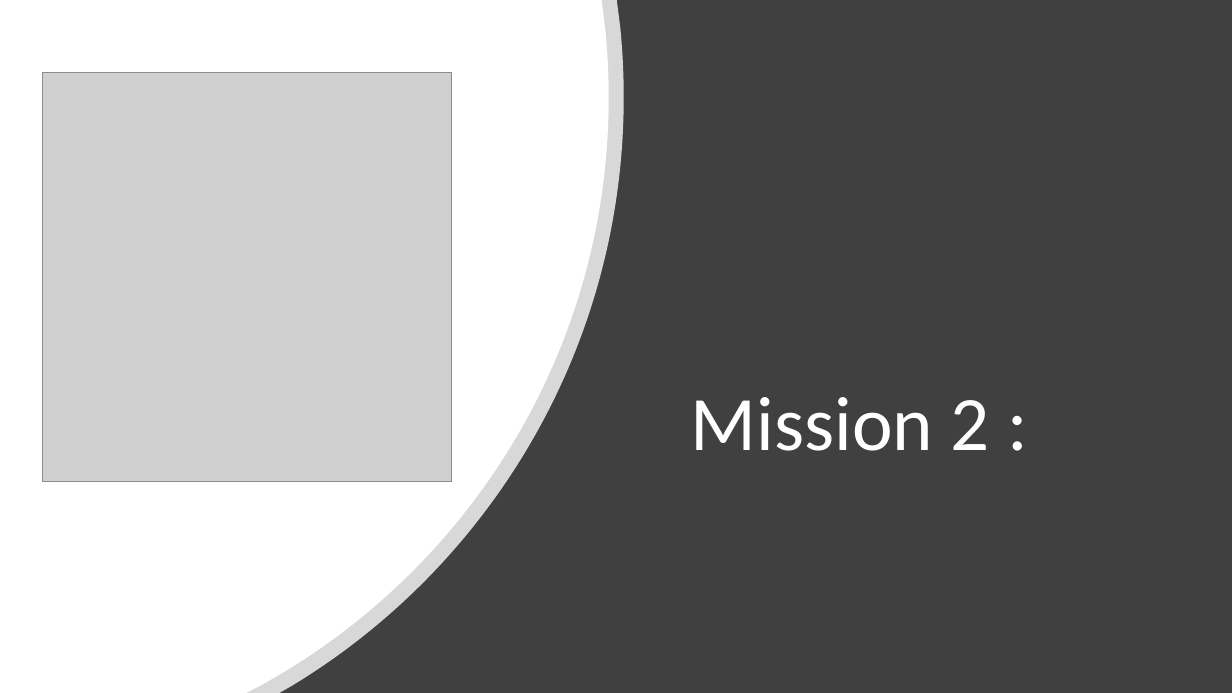
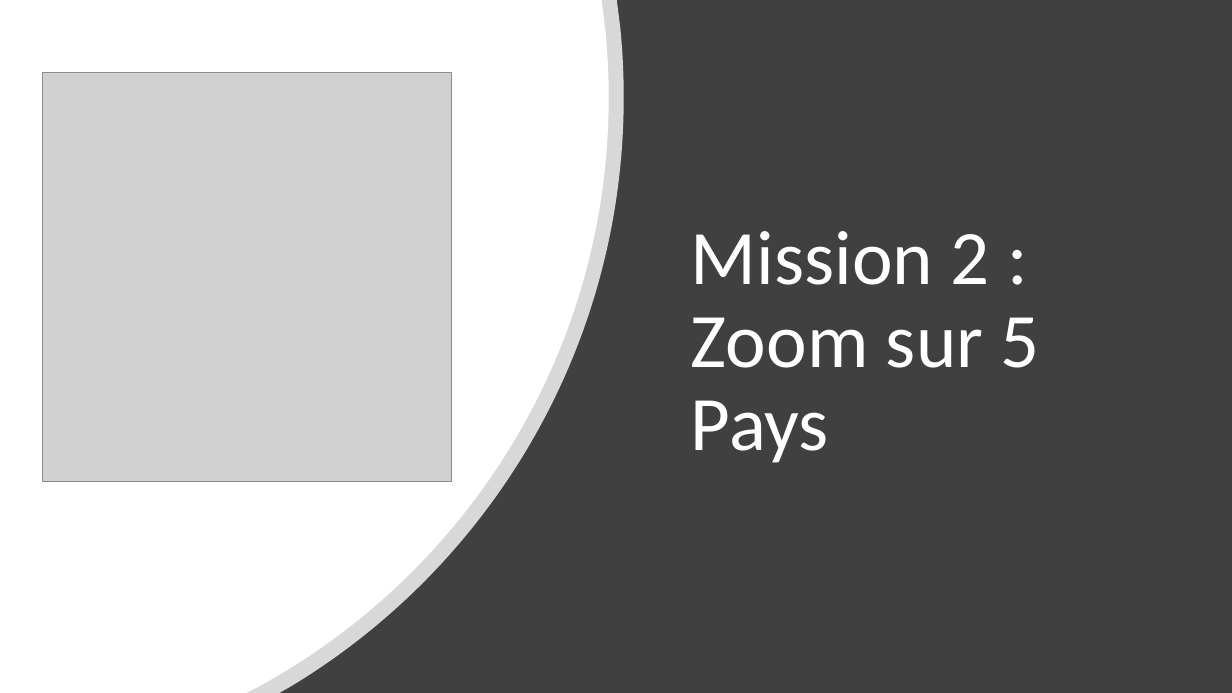
Before and after one commit to Julien-paulet/Projet_7_, a slide deck: slide 6 of Présentation.pptx. Drawn at 1232x693 pixels with LibreOffice and Linux fonts; fonts in the diff are those of the drawing; grey boxes stand for pictures. Boxes give left, top, right and bottom in pixels: in the first picture for what was removed or moved away, otherwise in the second. Text is boxed around its words. In the diff, an @@ line names an element or a change of style, - is before the commit and + after.

```diff
--- a/Présentation.pptx
+++ b/Présentation.pptx
@@ title at (691, 231, 1040, 463): text changed @@
-Mission 2 :
+Mission 2 : Zoom sur 5 Pays
```
Also in this commit, not shown: 11 other slides changed, 3 other files.
